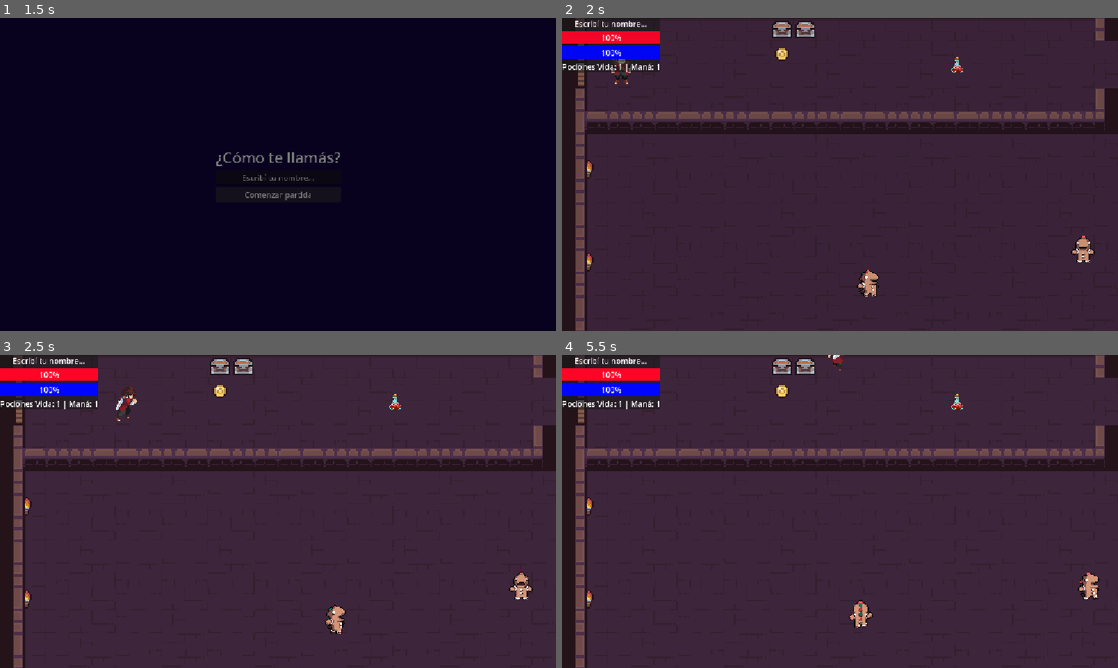
Above: before the commit, frames 1-4 (two rows, left to right).
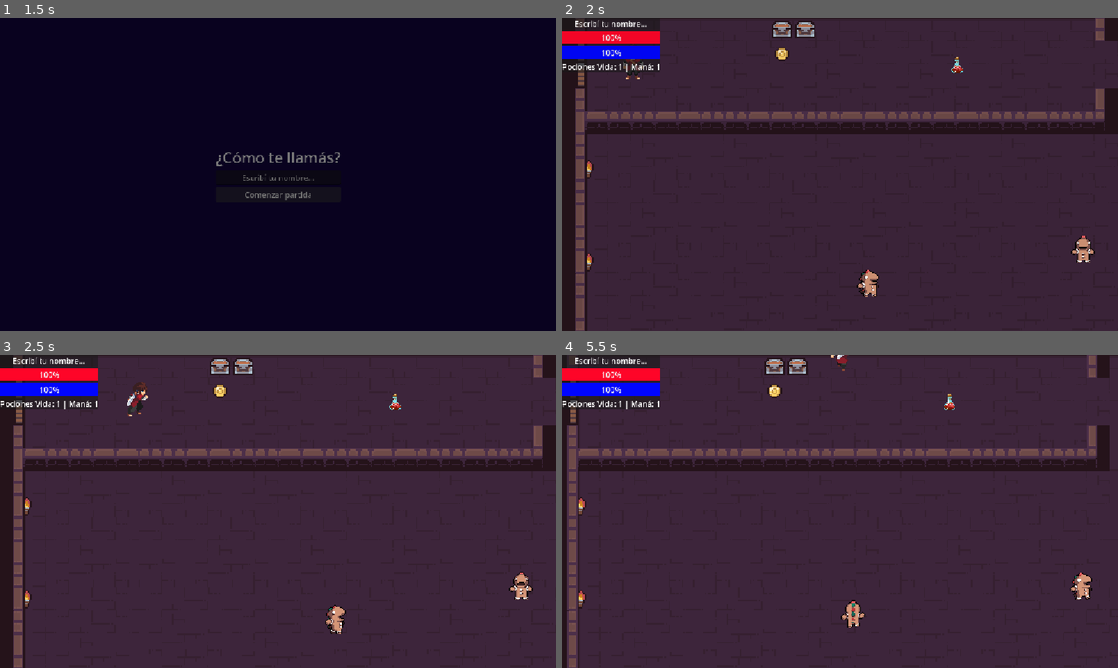
Above: after the commit, the same moments.

Repository: deffeu1/poke-que
Game: Godot game, scene res://escenas/MainMenu.tscn
Same seed, same stepped clock (60 frames per second), same inputs: the game is played once before the commit and once after it. Sound files missing from this copy of the repository are replaced by a short silence.
Inputs:
- Up to frame 1 (1.5 s): click "Jugar" at 0.5 s; click "Comenzar partida" at 1.25 s
- Up to frame 2 (2 s): no input
- Up to frame 3 (2.5 s): tap Enter (ui_accept) at 2, 2.27 s; hold Right (ui_right) from 2.03 s (still down); tap E (interactuar) at 2.1 s
- Up to frame 4 (5.5 s): release Right (ui_right) at 2.78 s; hold Down (ui_down) 2.78-3.5 s; tap I (guia_nivel) at 2.85 s; tap Enter (ui_accept) at 3.02, 5.27 s; tap E (interactuar) at 3.05, 4.35, 5.1 s; click "Cerrar Guía [I / Esc]" at 3.5 s; hold Right (ui_right) 4.28-5.03 s; hold Up (ui_up) from 5.03 s (still down)

Frame 1 is identical in both runs. In frame 2, 0.2% of the frame differs, in the area x 8-15%, y 13-22%; in frame 3, 0.4%; in frame 4, 6.4%, in the area x 0-100%, y 0-100%.

Commit message:
SONIDOS DEL GOAT
altos sonidos

Diff:
--- /dev/null
+++ b/poke-quee/default_bus_layout.tres
@@ -0,0 +1,17 @@
+[gd_resource type="AudioBusLayout" format=3 uid="uid://cskk4cqmew223"]
+
+[sub_resource type="AudioEffectReverb" id="AudioEffectReverb_j3pel"]
+resource_name = "Reverb"
+damping = 0.31
+wet = 0.35
+
+[resource]
+bus/0/volume_db = -0.13049698
+bus/1/name = &"caverna"
+bus/1/solo = false
+bus/1/mute = false
+bus/1/bypass_fx = false
+bus/1/volume_db = 0.0
+bus/1/send = &"Master"
+bus/1/effect/0/effect = SubResource("AudioEffectReverb_j3pel")
+bus/1/effect/0/enabled = true
--- a/poke-quee/escenas/EndScreen.tscn
+++ b/poke-quee/escenas/EndScreen.tscn
@@ -1,6 +1,7 @@
 [gd_scene format=3 uid="uid://doo2umh7x5p11"]
 
 [ext_resource type="Script" uid="uid://do28yfbpwy2qa" path="res://scripts/end_screen.gd" id="1_ewk0v"]
+[ext_resource type="AudioStream" uid="uid://w4a8ddom1xhh" path="res://sonidos/VICTORIA.wav" id="2_77o3q"]
 
 [node name="EndScreen" type="Control" unique_id=1476267443]
 layout_mode = 3
@@ -49,5 +50,9 @@
 layout_mode = 2
 text = "Menú Principal"
 
+[node name="MusicaVictoria" type="AudioStreamPlayer" parent="." unique_id=505434423]
+stream = ExtResource("2_77o3q")
+volume_db = -31.103
+
 [connection signal="pressed" from="CenterContainer/VBoxContainer/BtnReintentar" to="." method="_on_btn_reintentar_pressed"]
 [connection signal="pressed" from="CenterContainer/VBoxContainer/BtnMenu" to="." method="_on_btn_menu_pressed"]
--- a/poke-quee/escenas/battle_scene.tscn
+++ b/poke-quee/escenas/battle_scene.tscn
@@ -6,6 +6,13 @@
 [ext_resource type="Texture2D" uid="uid://uk5es38gqwje" path="res://assets/pj/idle/up/idle_up.png" id="3_npaif"]
 [ext_resource type="Texture2D" uid="uid://d2n5ru0p5c82r" path="res://assets/enemigo_gengibre/atak/Christmas_Gingerbread_Attack.png" id="3_tc0ev"]
 [ext_resource type="Texture2D" uid="uid://dffw3nyhv5wq1" path="res://assets/pj/ataque/attack1_up.png" id="5_4ybvi"]
+[ext_resource type="AudioStream" uid="uid://balo1a6bqkix3" path="res://sonidos/FIGHT.wav" id="7_pi7bo"]
+[ext_resource type="AudioStream" uid="uid://dfbjvd0n2vgf4" path="res://sonidos/MUSICA PELEAS.wav" id="8_skkal"]
+[ext_resource type="AudioStream" uid="uid://bh6g57j07ay23" path="res://sonidos/GOLPE NORMAL.wav" id="9_bj8g5"]
+[ext_resource type="AudioStream" uid="uid://bb65fqxasamp6" path="res://sonidos/GOLPE ESPADA.wav" id="10_0wy0d"]
+[ext_resource type="AudioStream" uid="uid://jpcm3spvsvwi" path="res://sonidos/MONSTRUOS.wav" id="11_00es8"]
+[ext_resource type="AudioStream" uid="uid://b3a0kug6t7n2o" path="res://sonidos/MUERTE ENEMIGOS.wav" id="12_0sfgn"]
+[ext_resource type="AudioStream" uid="uid://b0w6c22u3xj3v" path="res://sonidos/MUERTE-HUMANO.wav" id="13_skkal"]
 
 [sub_resource type="AtlasTexture" id="AtlasTexture_0sfgn"]
 atlas = ExtResource("3_tc0ev")
@@ -403,6 +410,35 @@
 theme_override_font_sizes/font_size = 26
 text = "Poción Maná"
 
+[node name="AudioFight" type="AudioStreamPlayer" parent="." unique_id=1756557624]
+stream = ExtResource("7_pi7bo")
+volume_db = -4.561
+
+[node name="MusicaBatalla" type="AudioStreamPlayer" parent="." unique_id=1399512059]
+stream = ExtResource("8_skkal")
+volume_db = -20.411
+autoplay = true
+
+[node name="AudioGolpeNormal" type="AudioStreamPlayer" parent="." unique_id=1892468206]
+stream = ExtResource("9_bj8g5")
+volume_db = -10.947
+
+[node name="AudioGolpeEspada" type="AudioStreamPlayer" parent="." unique_id=2078896972]
+stream = ExtResource("10_0wy0d")
+volume_db = -9.123
+
+[node name="AudioAtaqueEnemigo" type="AudioStreamPlayer" parent="." unique_id=87898302]
+stream = ExtResource("11_00es8")
+volume_db = -8.211
+
+[node name="AudioMuerteEnemigo" type="AudioStreamPlayer" parent="." unique_id=1820850177]
+stream = ExtResource("12_0sfgn")
+volume_db = -10.947
+
+[node name="AudioMuerteJugador" type="AudioStreamPlayer" parent="." unique_id=1534815679]
+stream = ExtResource("13_skkal")
+volume_db = -4.561
+
 [connection signal="pressed" from="BottomBar/HBoxContainer/MenuPanel/ActionMenu/BtnAtacar" to="." method="_on_btn_atacar_pressed"]
 [connection signal="pressed" from="BottomBar/HBoxContainer/MenuPanel/ActionMenu/BtnHuir" to="." method="_on_btn_huir_pressed"]
 [connection signal="pressed" from="BottomBar/HBoxContainer/MenuPanel/AttacksMenu/BtnMove1" to="." method="_on_btn_move_1_pressed"]
--- a/poke-quee/escenas/world.tscn
+++ b/poke-quee/escenas/world.tscn
@@ -4,13 +4,20 @@
 [ext_resource type="Script" uid="uid://dj3fiet3ny42b" path="res://scripts/world.gd" id="1_xsxho"]
 [ext_resource type="PackedScene" uid="uid://b0xp2f71ueqao" path="res://escenas/player.tscn" id="2_58mta"]
 [ext_resource type="PackedScene" uid="uid://bgusutfvxj4is" path="res://escenas/overworld_enemy.tscn" id="4_3f1ia"]
+[ext_resource type="AudioStream" uid="uid://c250fimncbe2a" path="res://sonidos/PASOS (1).wav" id="4_hiicl"]
 [ext_resource type="PackedScene" uid="uid://ncrbeujql68g" path="res://escenas/PotionPickup.tscn" id="5_jhysc"]
 [ext_resource type="PackedScene" uid="uid://c4qpgn86gcwr4" path="res://escenas/npc_guardian.tscn" id="6_iop0s"]
+[ext_resource type="AudioStream" uid="uid://bg4opurl2ft6k" path="res://sonidos/PUERTA.wav" id="6_vknw8"]
 [ext_resource type="PackedScene" uid="uid://cvm7uy3gotipu" path="res://escenas/KeyPickup.tscn" id="7_d0njd"]
 [ext_resource type="PackedScene" uid="uid://d2b4ex5pdn2wd" path="res://escenas/BossEnemy.tscn" id="8_slmik"]
 [ext_resource type="PackedScene" uid="uid://br8f13twi0gkm" path="res://escenas/PowerUpAltar.tscn" id="9_5rmny"]
+[ext_resource type="AudioStream" uid="uid://dckrvpcusfpmr" path="res://sonidos/GOLPE-JEFE.wav" id="10_bii6w"]
 [ext_resource type="PackedScene" uid="uid://c1nknx4i7el72" path="res://escenas/MysticOrb.tscn" id="10_nv5wr"]
 [ext_resource type="PackedScene" uid="uid://ecsjk5gvf5jg" path="res://escenas/ManaPotionPickup.tscn" id="11_nilpj"]
+[ext_resource type="AudioStream" uid="uid://t1fu7ct023oa" path="res://sonidos/AGARRAR LLAVE.wav" id="12_7tvrm"]
+[ext_resource type="AudioStream" uid="uid://cqg44htrlyo0k" path="res://sonidos/MUSICA AMBIENTE.wav" id="12_48p8l"]
+[ext_resource type="AudioStream" uid="uid://b1lvvn5pyt2px" path="res://sonidos/ESPADA.wav" id="12_e7y4q"]
+[ext_resource type="AudioStream" uid="uid://bq071p05ox6ip" path="res://sonidos/ORBE.wav" id="15_yhln1"]
 
 [sub_resource type="TileSetAtlasSource" id="TileSetAtlasSource_58mta"]
 texture = ExtResource("1_7jpok")
@@ -386,7 +393,12 @@
 tile_set = SubResource("TileSet_d0njd")
 
 [node name="character body" parent="." unique_id=1430670121 instance=ExtResource("2_58mta")]
-position = Vector2(41, 48)
+position = Vector2(49, 45)
+
+[node name="AudioPasos" type="AudioStreamPlayer" parent="character body" unique_id=89902777]
+stream = ExtResource("4_hiicl")
+volume_db = -15.551
+bus = &"caverna"
 
 [node name="HUD" type="CanvasLayer" parent="." unique_id=1951445157]
 
@@ -420,13 +432,23 @@
 [node name="NpcGuardian" parent="." unique_id=236537830 instance=ExtResource("6_iop0s")]
 position = Vector2(95, 566)
 
+[node name="AudioPuerta" type="AudioStreamPlayer" parent="NpcGuardian" unique_id=1551145279]
+stream = ExtResource("6_vknw8")
+volume_db = -20.411
+
 [node name="KeyPickup" parent="." unique_id=1294771555 instance=ExtResource("7_d0njd")]
 position = Vector2(118, 479)
+sonido_llave = ExtResource("12_7tvrm")
 
 [node name="BossEnemy" parent="." unique_id=2049287388 node_paths=PackedStringArray("segunda_ubicacion") instance=ExtResource("8_slmik")]
 position = Vector2(548, 763)
 boss_name = "Señor de la Mazmorra, Okarus"
 segunda_ubicacion = NodePath("../PuntoJefeFinal")
+adelantar_sonido = 0.25
+
+[node name="AudioGolpeBoss" type="AudioStreamPlayer" parent="BossEnemy" unique_id=1944308480]
+stream = ExtResource("10_bii6w")
+volume_db = -20.0
 
 [node name="PuntoJefeFinal" type="Marker2D" parent="." unique_id=2031727528]
 position = Vector2(1220, 769)
@@ -463,25 +485,42 @@
 [node name="PowerUpAltar" parent="." unique_id=404536467 instance=ExtResource("9_5rmny")]
 position = Vector2(341, 1076)
 
+[node name="AudioEspada" type="AudioStreamPlayer" parent="PowerUpAltar" unique_id=1310993704]
+stream = ExtResource("12_e7y4q")
+
 [node name="MysticOrb" parent="." unique_id=2026985273 instance=ExtResource("10_nv5wr")]
 position = Vector2(1131, 395)
 
+[node name="AudioOrbe" type="AudioStreamPlayer" parent="MysticOrb" unique_id=634710924]
+stream = ExtResource("15_yhln1")
+
 [node name="Node" type="Node" parent="." unique_id=1212506628]
 
 [node name="PotionPickup" parent="Node" unique_id=902387 instance=ExtResource("5_jhysc")]
 position = Vector2(273, 48)
+sonido_pocion = ExtResource("12_7tvrm")
 
 [node name="PotionPickup2" parent="Node" unique_id=429847462 instance=ExtResource("5_jhysc")]
 position = Vector2(556, 209)
+sonido_pocion = ExtResource("12_7tvrm")
 
 [node name="PotionPickup3" parent="Node" unique_id=1935369728 instance=ExtResource("5_jhysc")]
 position = Vector2(217, 923)
+sonido_pocion = ExtResource("12_7tvrm")
 
 [node name="ManaPotionPickup" parent="Node" unique_id=1856624168 instance=ExtResource("11_nilpj")]
 position = Vector2(414, 652)
+sonido_pocion = ExtResource("12_7tvrm")
 
 [node name="ManaPotionPickup2" parent="Node" unique_id=1253708267 instance=ExtResource("11_nilpj")]
 position = Vector2(480, 237)
+sonido_pocion = ExtResource("12_7tvrm")
 
 [node name="ManaPotionPickup3" parent="Node" unique_id=738908118 instance=ExtResource("11_nilpj")]
 position = Vector2(848, 646)
+sonido_pocion = ExtResource("12_7tvrm")
+
+[node name="MusicaAmbiente" type="AudioStreamPlayer" parent="." unique_id=1454084417]
+stream = ExtResource("12_48p8l")
+volume_db = -40.823
+autoplay = true
--- a/poke-quee/project.godot
+++ b/poke-quee/project.godot
@@ -30,7 +30,8 @@
 folder_colors={
 "res://assets/": "red",
 "res://escenas/": "pink",
-"res://scripts/": "yellow"
+"res://scripts/": "yellow",
+"res://sonidos/": "green"
 }
 
 [input]
--- a/poke-quee/scripts/battle_scene.gd
+++ b/poke-quee/scripts/battle_scene.gd
@@ -3,7 +3,6 @@
 enum State { START, PLAYER_TURN, ENEMY_TURN, BUSY, WIN, LOSE }
 var state: State = State.START
 const COSTO_BOLA_FUEGO: int = 20
-
 var enemy_max_hp: int = 60
 var enemy_hp: int = 60
 
@@ -20,6 +19,15 @@
 @onready var btn_curar: Button = $BottomBar/HBoxContainer/MenuPanel/AttacksMenu/BtnMove3
 @onready var btn_mana: Button = $BottomBar/HBoxContainer/MenuPanel/AttacksMenu/BtnMana
 @onready var enemy_hud: Control = $EnemyHUD
+
+# --- NODOS DE AUDIO ---
+@onready var musica_batalla: AudioStreamPlayer = $MusicaBatalla
+@onready var audio_fight: AudioStreamPlayer = $AudioFight
+@onready var audio_golpe_normal: AudioStreamPlayer = $AudioGolpeNormal
+@onready var audio_golpe_espada: AudioStreamPlayer = $AudioGolpeEspada
+@onready var audio_ataque_enemigo: AudioStreamPlayer = $AudioAtaqueEnemigo
+@onready var audio_muerte_enemigo: AudioStreamPlayer = $AudioMuerteEnemigo
+@onready var audio_muerte_jugador: AudioStreamPlayer = $AudioMuerteJugador
 
 func _ready() -> void:
 	enemy_name_label.text = GameManager.current_enemy_name
@@ -71,6 +79,7 @@
 	enemy_hp_bar.value = enemy_hp
 
 	ocultar_menus()
+	audio_fight.play()
 	dialog_label.text = "¡" + GameManager.current_enemy_name + " te desafía!"
 	await get_tree().create_timer(1.5).timeout
 	turno_jugador()
@@ -181,6 +190,11 @@
 		tween.tween_property(player_sprite, "modulate", Color(0.4, 1, 0.4), 0.15)
 		tween.tween_property(player_sprite, "modulate", Color.WHITE, 0.15)
 	else:
+		if GameManager.player_has_powerup:
+			audio_golpe_espada.play()
+		else:
+			audio_golpe_normal.play()
+
 		if player_sprite.sprite_frames.has_animation("attack"):
 			player_sprite.play("attack")
 			await player_sprite.animation_finished
@@ -200,6 +214,7 @@
 
 func turno_enemigo() -> void:
 	state = State.ENEMY_TURN
+	audio_ataque_enemigo.play()
 
 	if enemy_sprite.sprite_frames.has_animation("attack"):
 		enemy_sprite.play("attack")
@@ -225,6 +240,8 @@
 
 	if GameManager.player_hp <= 0:
 		state = State.LOSE
+		audio_muerte_jugador.play()
+
 		if GameManager.is_boss_battle and not GameManager.boss_first_encounter_done:
 			GameManager.boss_first_encounter_done = true
 			GameManager.show_revenge_dialogue = true
@@ -240,6 +257,7 @@
 			SceneTransition.cambiar_escena("res://escenas/EndScreen.tscn")
 	else:
 		turno_jugador()
+
 func animar_impacto(sprite: AnimatedSprite2D) -> void:
 	var pos_original := sprite.position
 	var tween := create_tween()
@@ -252,6 +270,9 @@
 
 func ganar_combate() -> void:
 	state = State.WIN
+	musica_batalla.stop()
+	audio_muerte_enemigo.play()
+
 	if GameManager.current_enemy_id != "":
 		GameManager.defeated_enemies.append(GameManager.current_enemy_id)
 
--- a/poke-quee/scripts/boss_enemy.gd
+++ b/poke-quee/scripts/boss_enemy.gd
@@ -7,8 +7,10 @@
 @export var segunda_ubicacion: Marker2D
 @export var coordenadas_segunda_sala: Vector2 = Vector2.ZERO
 @export var distancia_rechazo_izquierda: float = 48.0
+@export var adelantar_sonido: float = 0.25
 
 @onready var anim: AnimatedSprite2D = $AnimatedSprite2D
+@onready var audio_golpe_boss: AudioStreamPlayer = $AudioGolpeBoss
 
 var cinematica_iniciada: bool = false
 var rechazando_entrada: bool = false
@@ -41,8 +43,13 @@
 	if guardian != null and not GameManager.guardian_dead:
 		GameManager.guardian_following = false
 		var pos_guardian: Vector2 = guardian.global_position
+		var duracion_avance: float = 0.45
+
+		# Dispara el sonido adelantado mientras el Jefe avanza
+		reproducir_sonido_adelantado(max(0.0, duracion_avance - adelantar_sonido))
+
 		var tween := create_tween()
-		tween.tween_property(self, "global_position", pos_guardian + Vector2(28, 0), 0.45)
+		tween.tween_property(self, "global_position", pos_guardian + Vector2(28, 0), duracion_avance)
 		await tween.finished
 
 		if anim.sprite_frames.has_animation("attack"):
@@ -74,6 +81,11 @@
 	GameManager.current_enemy_frames = anim.sprite_frames
 
 	SceneTransition.cambiar_escena("res://escenas/battle_scene.tscn")
+
+func reproducir_sonido_adelantado(espera: float) -> void:
+	if espera > 0.0:
+		await get_tree().create_timer(espera).timeout
+	audio_golpe_boss.play()
 
 func mostrar_dialogo_revancha() -> void:
 	var lineas: Array[String] = [
--- a/poke-quee/scripts/end_screen.gd
+++ b/poke-quee/scripts/end_screen.gd
@@ -2,11 +2,13 @@
 
 @onready var title_label: Label = $CenterContainer/VBoxContainer/TitleLabel
 @onready var sub_label: Label = $CenterContainer/VBoxContainer/SubLabel
+@onready var musica_victoria: AudioStreamPlayer = $MusicaVictoria
 
 func _ready() -> void:
 	if GameManager.game_won:
 		title_label.text = "¡VICTORIA!"
 		sub_label.text = "Derrotaste al jefe y completaste la mazmorra."
+		musica_victoria.play()
 	else:
 		title_label.text = "FIN DEL JUEGO"
 		sub_label.text = "Te quedaste sin energía en el camino."
--- a/poke-quee/scripts/key_pickup.gd
+++ b/poke-quee/scripts/key_pickup.gd
@@ -1,4 +1,6 @@
 extends Area2D
+@export var sonido_llave: AudioStream # <--- Arrastrá SONIDO AGARRAR LA LLAVE en el Inspector
+@export var volumen_db: float = -10.0
 
 func _ready() -> void:
 	if GameManager.has_key or GameManager.gate_unlocked:
@@ -7,4 +9,14 @@
 func _on_body_entered(body: Node2D) -> void:
 	if body.is_in_group("player"):
 		GameManager.has_key = true
+
+		# --- NUEVO: Reproduce el sonido en la escena principal antes de borrar la llave ---
+		if sonido_llave != null:
+			var audio := AudioStreamPlayer.new()
+			audio.stream = sonido_llave
+			audio.volume_db = volumen_db
+			get_tree().current_scene.add_child(audio)
+			audio.play()
+			audio.finished.connect(audio.queue_free)
+
 		queue_free()
--- a/poke-quee/scripts/mana_potion_pickup.gd
+++ b/poke-quee/scripts/mana_potion_pickup.gd
@@ -1,4 +1,7 @@
 extends Area2D
+
+@export var sonido_pocion: AudioStream
+@export var volumen_db: float = -10.0 # <--- Ajustá este número desde el Inspector
 
 func _ready() -> void:
 	if name in GameManager.collected_mana_potions:
@@ -8,4 +11,13 @@
 	if body.is_in_group("player"):
 		GameManager.mana_potions += 1
 		GameManager.collected_mana_potions.append(name)
+
+		if sonido_pocion != null:
+			var audio := AudioStreamPlayer.new()
+			audio.stream = sonido_pocion
+			audio.volume_db = volumen_db # <--- Aplica el volumen elegido
+			get_tree().current_scene.add_child(audio)
+			audio.play()
+			audio.finished.connect(audio.queue_free)
+
 		queue_free()
--- a/poke-quee/scripts/mystic_orb.gd
+++ b/poke-quee/scripts/mystic_orb.gd
@@ -4,6 +4,7 @@
 @export var mensaje_victoria: String = "¡Has recuperado el Orbe Místico, "
 
 @onready var sprite: Node2D = $AnimatedSprite2D
+@onready var audio_orbe: AudioStreamPlayer = $AudioOrbe
 
 var recogido: bool = false
 
@@ -27,6 +28,12 @@
 	recogido = true
 	if body.has_method("set_physics_process"):
 		body.set_physics_process(false)
+
+	# Frena la música de fondo del mapa y reproduce el sonido del Orbe
+	var musica_mapa := get_tree().current_scene.find_child("MusicaAmbiente", true, false)
+	if musica_mapa is AudioStreamPlayer:
+		musica_mapa.stop()
+	audio_orbe.play()
 
 	var tween := create_tween()
 	tween.tween_property(sprite, "scale", sprite.scale * 1.5, 0.35)
--- a/poke-quee/scripts/npc_guardian.gd
+++ b/poke-quee/scripts/npc_guardian.gd
@@ -11,6 +11,7 @@
 @onready var prompt_label: Label = $PromptLabel
 @onready var dialogue_box: PanelContainer = $DialogueLayer/DialogueBox
 @onready var dialogue_text: Label = $DialogueLayer/DialogueBox/DialogueText
+@onready var audio_puerta: AudioStreamPlayer = $AudioPuerta
 
 var siguiendo_activo: bool = false
 var player_in_range: bool = false
@@ -95,6 +96,7 @@
 		GameManager.talked_to_guardian = true
 		GameManager.guardian_following = true
 		colision.disabled = true
+		audio_puerta.play()
 		abrir_puerta()
 	elif not GameManager.talked_to_guardian:
 		dialogue_text.text = "¡Ey, no ataques! Yo no soy como esos salvajes. Necesito que me traigas la llave de esta puerta para poder salir de acá."
--- a/poke-quee/scripts/player.gd
+++ b/poke-quee/scripts/player.gd
@@ -2,18 +2,29 @@
 
 @export var speed: float = 100.0
 @onready var anim: AnimatedSprite2D = $AnimatedSprite2D
+@onready var audio_pasos: AudioStreamPlayer = $AudioPasos
 
 # Guarda la última dirección (por defecto mirando hacia abajo)
 var last_dir: String = "down"
 var can_move: bool = true
-
 
 func _ready() -> void:
 	if GameManager.has_saved_position:
 		global_position = GameManager.saved_player_position
 		GameManager.has_saved_position = false
 
+func _process(_delta: float) -> void:
+	# Si algún diálogo o cinemática apagó _physics_process, corta los pasos al instante
+	if not is_physics_processing() or not can_move:
+		if audio_pasos.playing:
+			audio_pasos.stop()
+
 func _physics_process(_delta: float) -> void:
+	if not can_move:
+		velocity = Vector2.ZERO
+		audio_pasos.stop()
+		return
+
 	var input_dir := Input.get_vector("ui_left", "ui_right", "ui_up", "ui_down")
 
 	# Bloquea movimiento diagonal
@@ -23,6 +34,12 @@
 	velocity = input_dir * speed
 	move_and_slide()
 	actualizar_animacion(input_dir)
+
+	if input_dir != Vector2.ZERO:
+		if not audio_pasos.playing:
+			audio_pasos.play()
+	else:
+		audio_pasos.stop()
 
 func actualizar_animacion(dir: Vector2) -> void:
 	if dir == Vector2.ZERO:
@@ -46,6 +63,7 @@
 func bloquear_movimiento(mirar_hacia: Vector2) -> void:
 	can_move = false
 	velocity = Vector2.ZERO
+	audio_pasos.stop()
 
 	var diff := mirar_hacia - global_position
 	if abs(diff.x) > abs(diff.y):
--- a/poke-quee/scripts/potion_pickup.gd
+++ b/poke-quee/scripts/potion_pickup.gd
@@ -1,7 +1,9 @@
 extends Area2D
 
+@export var sonido_pocion: AudioStream
+@export var volumen_db: float = -10.0 # <--- Ajustá este número desde el Inspector (más negativo = más bajo)
+
 func _ready() -> void:
-	# Si esta poción ya fue agarrada antes, desaparece al cargar el mapa
 	if GameManager.collected_potions.has(name):
 		queue_free()
 
@@ -10,6 +12,13 @@
 		GameManager.potions += 1
 		GameManager.collected_potions.append(name)
 
-		# Avisa al mundo que actualice el contador del HUD al instante
+		if sonido_pocion != null:
+			var audio := AudioStreamPlayer.new()
+			audio.stream = sonido_pocion
+			audio.volume_db = volumen_db # <--- Aplica el volumen elegido
+			get_tree().current_scene.add_child(audio)
+			audio.play()
+			audio.finished.connect(audio.queue_free)
+
 		get_tree().call_group("world_hud", "actualizar_hud")
 		queue_free()
--- a/poke-quee/scripts/power_up_altar.gd
+++ b/poke-quee/scripts/power_up_altar.gd
@@ -2,10 +2,12 @@
 
 @export var bonus_max_hp: int = 40
 @export var bonus_max_mana: int = 30
+@export var retraso_sonido: float = 2.0 # <--- Ajustá los segundos exactos desde el Inspector
 @export var mensaje_obtencion: String = "¡Una energía ancestral recorre tu cuerpo! Tu ataque, vida máxima (+40 PS) y maná máximo (+30 PM) aumentaron. Ahora podés enfrentar al Señor de la Mazmorra."
 
 @onready var sprite: AnimatedSprite2D = $AnimatedSprite2D
 @onready var prompt_label: Label = $PromptLabel
+@onready var audio_espada: AudioStreamPlayer = $AudioEspada
 
 var player_in_range: bool = false
 var player_ref: Node2D = null
@@ -61,6 +63,9 @@
 	if player_ref != null and player_ref.has_method("set_physics_process"):
 		player_ref.set_physics_process(false)
 
+	# Dispara el sonido con el delay configurado mientras la animación corre
+	reproducir_sonido_con_delay()
+
 	var anim_nombre := obtener_nombre_animacion()
 	if anim_nombre != "":
 		sprite.play(anim_nombre)
@@ -84,6 +89,11 @@
 
 	if player_ref != null and player_ref.has_method("set_physics_process"):
 		player_ref.set_physics_process(true)
+
+func reproducir_sonido_con_delay() -> void:
+	if retraso_sonido > 0.0:
+		await get_tree().create_timer(retraso_sonido).timeout
+	audio_espada.play()
 
 func mostrar_dialogo_powerup() -> void:
 	var capa := CanvasLayer.new()
Not shown, added: poke-quee/sonidos/AGARRAR LLAVE.wav.import
Not shown, added: poke-quee/sonidos/ESPADA.wav.import
Not shown, added: poke-quee/sonidos/FIGHT.wav.import
Not shown, added: poke-quee/sonidos/GOLPE ESPADA.wav.import
Not shown, added: poke-quee/sonidos/GOLPE NORMAL.wav.import
Not shown, added: poke-quee/sonidos/GOLPE-JEFE.wav.import
Not shown, added: poke-quee/sonidos/MONSTRUOS.wav.import
Not shown, added: poke-quee/sonidos/MUERTE ENEMIGOS.wav.import
Not shown, added: poke-quee/sonidos/MUERTE-HUMANO.wav.import
Not shown, added: poke-quee/sonidos/MUSICA AMBIENTE.wav.import
Not shown, added: poke-quee/sonidos/MUSICA PELEAS.wav.import
Not shown, added: poke-quee/sonidos/ORBE.wav.import
(and 18 more such lines)
